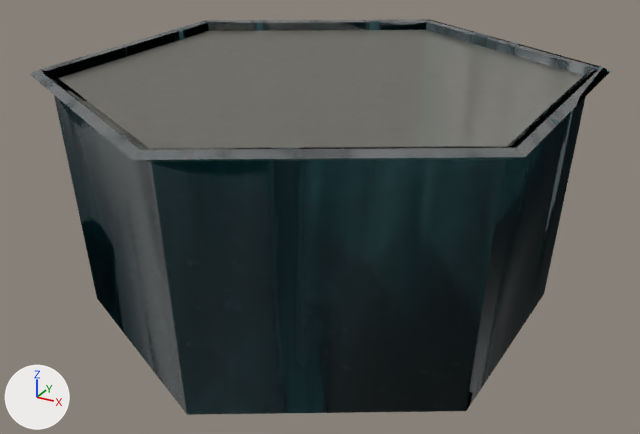
Two versions of the glTF model src/modules/base/assets/deep-ocean.glb, one commit apart.
Rendered twice from a camera (50 mm lens) standing at (1.44, -2.63, 0.77) and looking at (0.01, -0.04, -0.52). Arrows for +X, +Y and +Z are at lower left; the lights stay in place. The older version comes first. Where no turn or scale is listed for an object, it has been applied to the vertices.

In view in the first picture: 'HexagonTile', 'Water'.
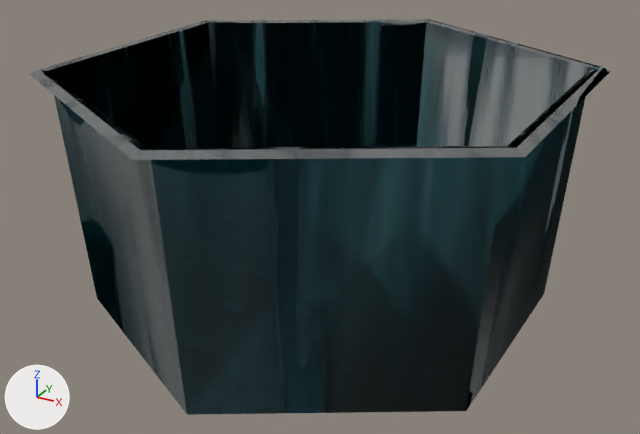
Commit message: Update to ocean tiles

Boxes (x1, y1, x2, y2) around the edits, measured in the pictures (640 x 434 px):
'HexagonTile', deleted
    before: (58, 30, 583, 162)

The change, as a diff of the scene's bpy script:
```diff
--- a/src/modules/base/assets/deep-ocean.glb.py
+++ b/src/modules/base/assets/deep-ocean.glb.py
@@ ob_hexagontile @@
-ob_hexagontile = bpy.data.objects.new('HexagonTile', me_circle)
-ob_hexagontile.location = (0.001, -0.002, -0.036)
```
